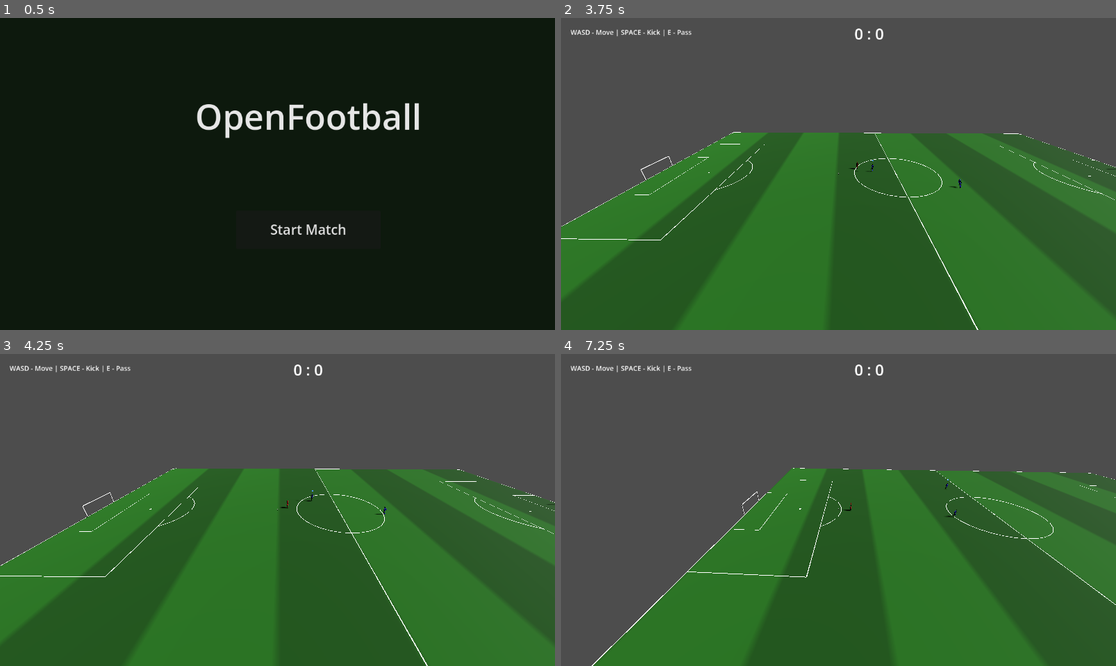
Above: before the commit, frames 1-4 (two rows, left to right).
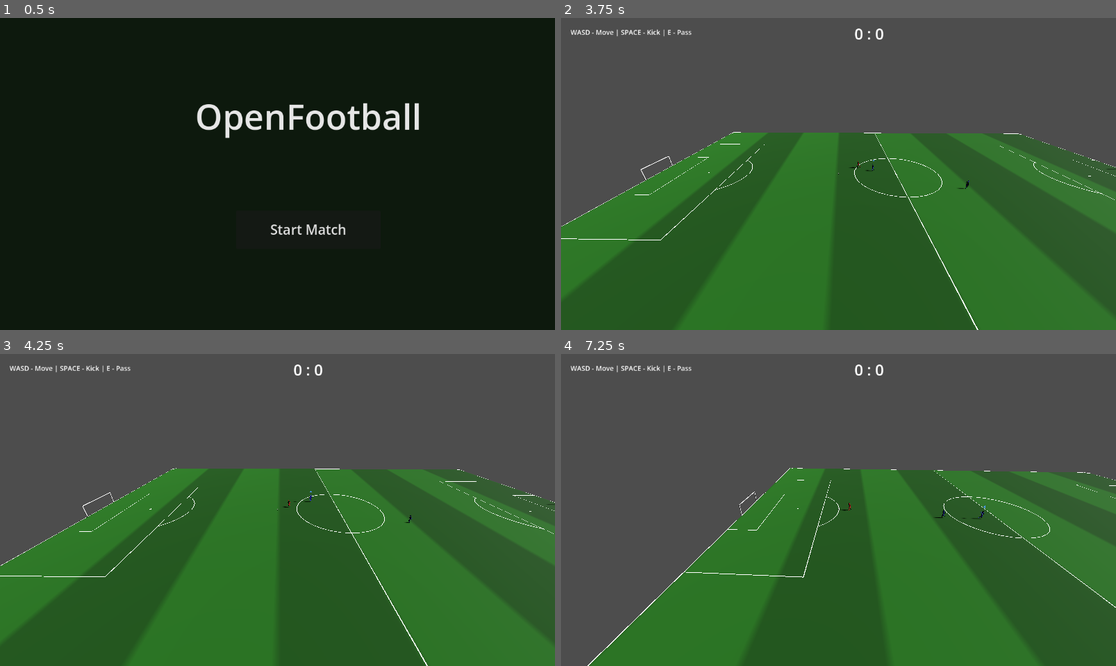
Above: after the commit, the same moments.

Repository: Churikov0112/open_football
Game: Godot game, scene res://scenes/main_menu.tscn
Two runs of this game, one before a commit and one after it. Both use one fixed random seed, a clock stepped at 60 frames per second and the inputs below.
Inputs:
- Up to frame 1 (0.5 s): no input
- Up to frame 2 (3.75 s): click "Start Match" at 0.5 s; hold D (move_right) 1.28-2.03 s; hold Space (kick) 1.28-2.03 s; hold S (move_back) 2.03-2.78 s; tap E (pass) at 2.1 s; hold D (move_right) 2.78-3.53 s; hold Shift (sprint) 2.78-3.53 s; hold W (move_forward) from 3.53 s (still down); tap Q (swap_player) at 3.6 s
- Up to frame 3 (4.25 s): keep holding W (move_forward)
- Up to frame 4 (7.25 s): release W (move_forward) at 4.28 s; hold Space (kick) 4.28-5.03 s; hold A (move_left) 4.28-5.78 s; tap E (pass) at 5.1 s; hold S (move_back) 5.78-6.53 s; hold Shift (sprint) 5.78-6.53 s; hold D (move_right) from 6.53 s (still down); tap Q (swap_player) at 6.6 s

Frame 1 is identical in both runs. In frame 2, less than 0.1% of the frame differs, in the area x 51-74%, y 45-55%; in frame 3, less than 0.1%; in frame 4, 1.0%, in the area x 4-100%, y 36-100%.

Commit message:
feat(loco): drive simple_ai and teammate_ai movement via PlayerMotor intent
Co-Authored-By: Claude Sonnet 5 <noreply@anthropic.com>

Diff:
--- a/scripts/ai/simple_ai.gd
+++ b/scripts/ai/simple_ai.gd
@@ -10,6 +10,17 @@
 var _wander_timer: float = 0.0
 var wants_to_tackle: bool = false
 var tackle_cooldown: float = 0.0
+
+
+func _motor() -> PlayerMotor:
+	for c in get_children():
+		if c is PlayerMotor:
+			return c
+	return null
+
+## Скорость этого ИИ относительно общей максимальной — сохраняет прежний относительный темп.
+func _base_scale() -> float:
+	return speed / FootballConstants.LOCO_TOP_SPEED
 
 
 func _physics_process(delta: float) -> void:
@@ -96,11 +107,9 @@
 
 func _move_or_wander(dir: Vector3, delta: float, speed_multiplier: float = 1.0) -> void:
 	if dir.length() > 0.1:
-		var move_speed := speed * speed_multiplier
-		global_position.x += dir.x * move_speed * delta
-		global_position.z += dir.z * move_speed * delta
-		var target_angle := atan2(-dir.x, -dir.z)
-		rotation.y = lerp_angle(rotation.y, target_angle, 8.0 * delta)
+		var m := _motor()
+		if m != null:
+			m.set_move_intent(dir, _base_scale() * speed_multiplier)
 	else:
 		_wander(delta, speed_multiplier)
 
@@ -113,11 +122,9 @@
 	var wander_x := sin(Time.get_ticks_msec() * 0.001 + global_position.z) * 0.5
 	var wander_z := cos(Time.get_ticks_msec() * 0.001 + global_position.x) * 0.5
 	var wander_dir := Vector3(wander_x, 0, wander_z).normalized()
-	var wander_speed := speed * 0.3 * speed_multiplier
-	global_position.x += wander_dir.x * wander_speed * delta
-	global_position.z += wander_dir.z * wander_speed * delta
-	var target_angle := atan2(-wander_dir.x, -wander_dir.z)
-	rotation.y = lerp_angle(rotation.y, target_angle, 4.0 * delta)
+	var m := _motor()
+	if m != null:
+		m.set_move_intent(wander_dir, _base_scale() * 0.3 * speed_multiplier)
 
 
 func _kick_towards_goal() -> void:
--- a/scripts/ai/teammate_ai.gd
+++ b/scripts/ai/teammate_ai.gd
@@ -8,6 +8,16 @@
 var field_length: float = FootballConstants.HALF_FIELD_LENGTH
 var field_width: float = FootballConstants.HALF_FIELD_WIDTH
 var _wander_timer: float = 0.0
+
+
+func _motor() -> PlayerMotor:
+	for c in get_children():
+		if c is PlayerMotor:
+			return c
+	return null
+
+func _base_scale() -> float:
+	return speed / FootballConstants.LOCO_TOP_SPEED
 
 
 func _physics_process(delta: float) -> void:
@@ -59,10 +69,9 @@
 
 func _move_or_wander(dir: Vector3, delta: float) -> void:
 	if dir.length() > 0.1:
-		global_position.x += dir.x * speed * delta
-		global_position.z += dir.z * speed * delta
-		var target_angle := atan2(-dir.x, -dir.z)
-		rotation.y = lerp_angle(rotation.y, target_angle, 8.0 * delta)
+		var m := _motor()
+		if m != null:
+			m.set_move_intent(dir, _base_scale())
 	else:
 		_wander(delta)
 
@@ -75,7 +84,6 @@
 	var wander_x := sin(Time.get_ticks_msec() * 0.001 + global_position.z) * 0.5
 	var wander_z := cos(Time.get_ticks_msec() * 0.001 + global_position.x) * 0.5
 	var wander_dir := Vector3(wander_x, 0, wander_z).normalized()
-	global_position.x += wander_dir.x * speed * 0.3 * delta
-	global_position.z += wander_dir.z * speed * 0.3 * delta
-	var target_angle := atan2(-wander_dir.x, -wander_dir.z)
-	rotation.y = lerp_angle(rotation.y, target_angle, 4.0 * delta)
+	var m := _motor()
+	if m != null:
+		m.set_move_intent(wander_dir, _base_scale() * 0.3)
